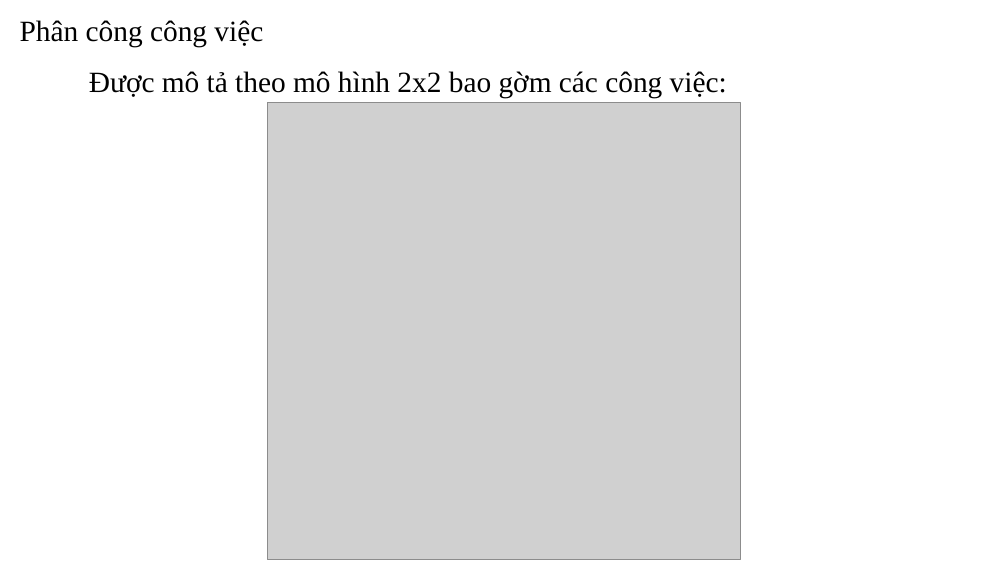
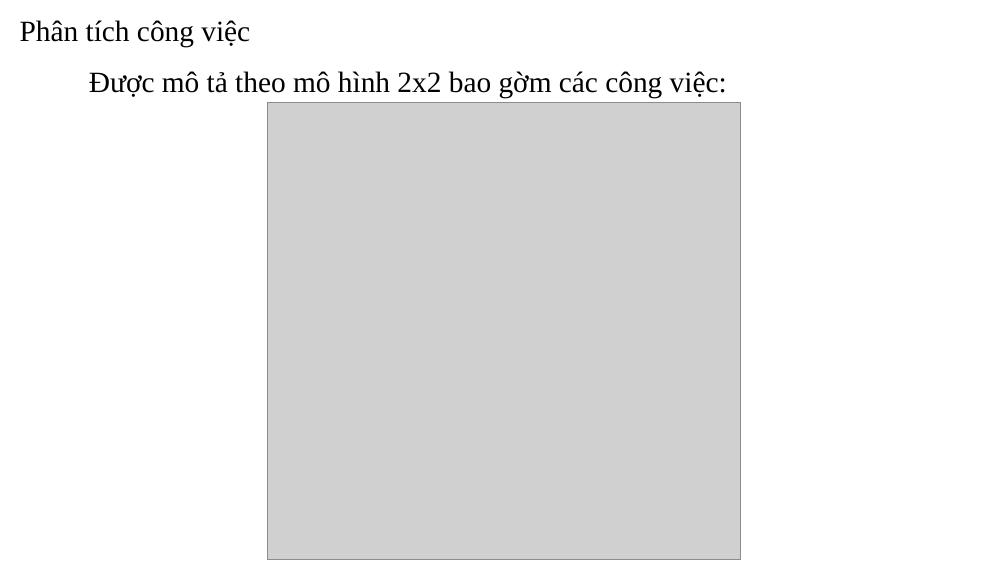
Before and after one commit to aokidai/Sangtaodoimoi, a slide deck: slide 8 of đổi mới sáng tạo.pptx. Drawn at 1008x567 pixels with LibreOffice and Linux fonts; fonts in the diff are those of the drawing; grey boxes stand for pictures. Boxes give left, top, right and bottom in pixels: in the first picture for what was removed or moved away, otherwise in the second. Text is boxed around its words. In the diff, an @@ line names an element or a change of style, - is before the commit and + after.

```diff
--- a/đổi mới sáng tạo.pptx
+++ b/đổi mới sáng tạo.pptx
@@ text at (x1=20, y1=20, x2=250, y2=47): text changed @@
-Phân công công việc
+Phân tích công việc
```
Also in this commit, not shown: 11 other slides changed, 2 slides removed, 5 other files.
